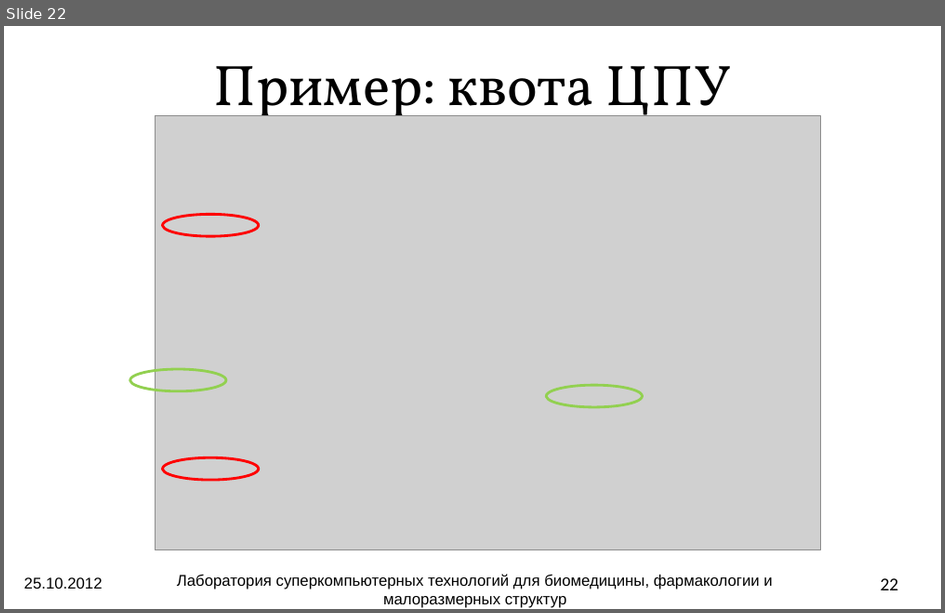
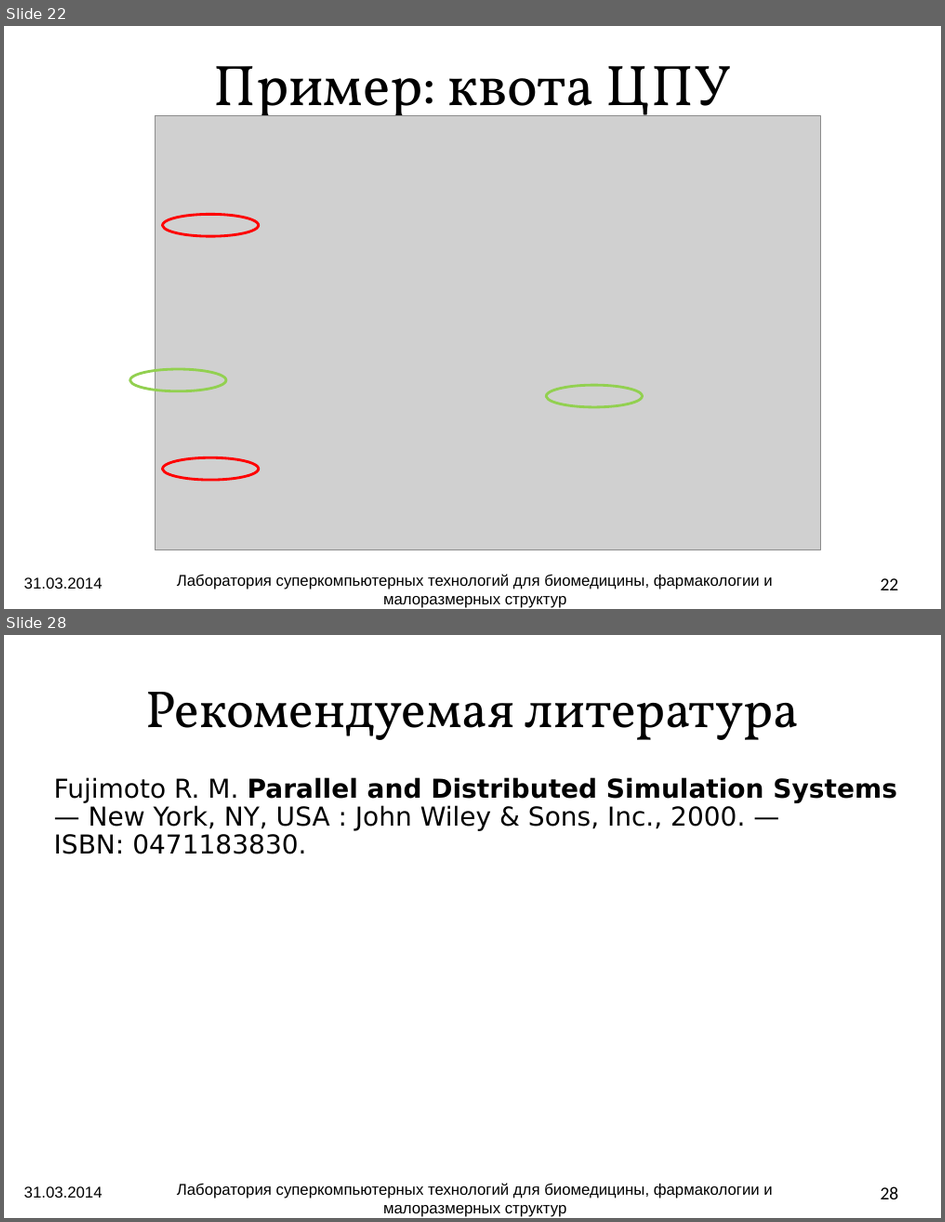
Before and after one commit to atakua/simlectures-archive, a slide deck: lecture05-des/lecture05-des.odp. Shown one above the other, each under a label of ours: slide 22 before the commit, slides 22 and 28 after it; the slides between them are not shown. The pictures are 945x613 and 945x1222 pixels, drawn with LibreOffice and Linux fonts; fonts in the diff are those of the drawing; grey boxes stand for pictures; background and template pictures are left out. Boxes give left, top, right and bottom in pixels: in the first picture for what was removed or moved away, otherwise in the second. Text is boxed around its words. In the diff, an @@ line names an element or a change of style, - is before the commit and + after.

```diff
--- a/lecture05-des/lecture05-des.odp
+++ b/lecture05-des/lecture05-des.odp
@@ slide 28 added at (4,635,941,1218), background picture (left out) @@
@@ title added at (145,692,799,740), 40 pt, text #000000 @@
+Рекомендуемая литература
@@ text added at (54,777,897,854), 20 pt, text #000000 @@
+Fujimoto R. M. Parallel and Distributed Simulation Systems — New York, NY, USA : John Wiley & Sons, Inc., 2000. — ISBN: 0471183830.
@@ text added at (24,1186,103,1198), 12 pt, text #000000 @@
+31.03.2014
@@ text added at (177,1183,772,1217), 12 pt, text #000000 @@
+Лаборатория суперкомпьютерных технологий для биомедицины, фармакологии и малоразмерных структур
@@ page number added at (881,1186,900,1200), 14 pt, text #000000 @@
+28
@@ slide 22 changed as well @@
@@ text at (24,577,103,589): text changed @@
-25.10.2012
+31.03.2014
```
Also in this commit, not shown: 28 other slides changed, 2 slides removed, 1 other file.
